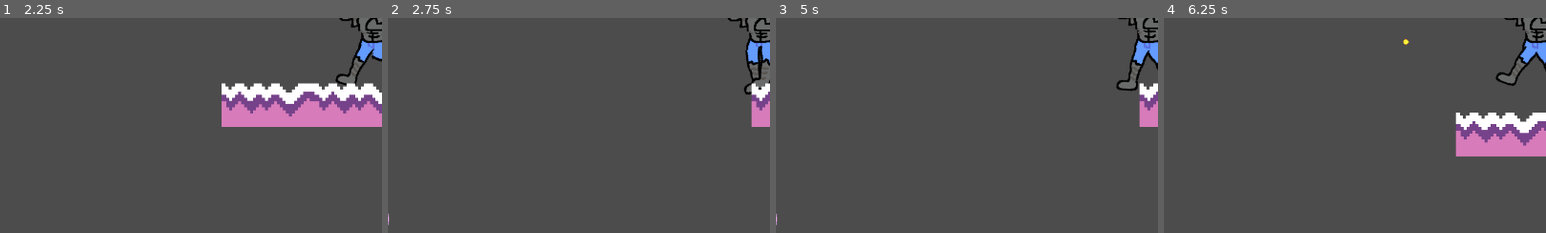
Above: before the commit, frames 1-4 (left to right).
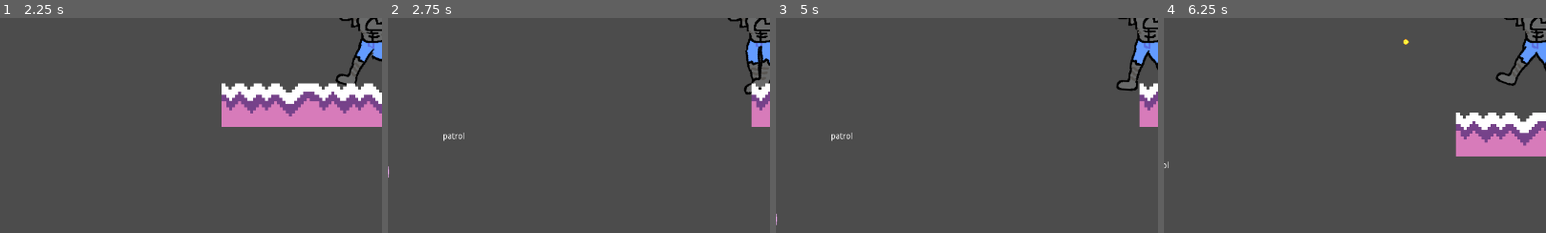
Above: after the commit, the same moments.

Repository: jhmauritz/Dream_Cats
Game: Godot game, scene res://Scenes/InGame.tscn
Two runs of this game, one before a commit and one after it. Both use one fixed random seed, a clock stepped at 60 frames per second and the inputs below.
Inputs (mouse positions are % of the whole screen's width and height, from its top left):
- Up to frame 1 (2.25 s): move the mouse to (72, 45) at 0.52 s; hold D (move_right) 0.53-2.03 s; click (72, 45) at 0.6 s; tap Space (jump) at 0.77, 1.52 s; move the mouse to (30, 55) at 1.27 s; click (30, 55) at 1.35 s; move the mouse to (60, 28) at 2.02 s; hold A (move_left) from 2.03 s (still down); click (60, 28) at 2.1 s
- Up to frame 2 (2.75 s): keep holding A (move_left)
- Up to frame 3 (5 s): move the mouse to (45, 70) at 2.77 s; release A (move_left) at 2.78 s; hold D (move_right) 2.78-4.28 s; click (45, 70) at 2.85 s; tap Space (jump) at 3.02, 3.77, 4.52 s; move the mouse to (80, 65) at 3.52 s; click (80, 65) at 3.6 s; move the mouse to (20, 35) at 4.27 s; hold A (move_left) from 4.28 s (still down); click (20, 35) at 4.35 s
- Up to frame 4 (6.25 s): move the mouse to (55, 50) at 5.02 s; release A (move_left) at 5.03 s; hold D (move_right) 5.03-5.78 s; click (55, 50) at 5.1 s; move the mouse to (35, 25) at 5.77 s; hold A (move_left) from 5.78 s (still down); click (35, 25) at 5.85 s; tap Space (jump) at 6.02 s
The pictures show only the part of the screen within x 0-50%, y 49-99%; the shares and areas given below are measured in that part.

Frame 1 is identical in both runs. In frame 2, 0.1% of the frame differs, in the area x 0-20%, y 53-97%; in frame 3, 0.1%; in frame 4, less than 0.1%.
Error before the commit: Parse Error: Expected block in pattern branch (res://Scripts/StateMachine/EnemyFSM.gd:15)

Commit message:
enemy chases player

Diff:
--- a/Scenes/EnemyCloudBoi.tscn
+++ b/Scenes/EnemyCloudBoi.tscn
@@ -1,10 +1,164 @@
-[gd_scene load_steps=5 format=2]
+[gd_scene load_steps=7 format=2]
 
 [ext_resource path="res://Scripts/EnemyCloud.gd" type="Script" id=1]
 [ext_resource path="res://Sprites/EnemyCloud.png" type="Texture" id=2]
 [ext_resource path="res://Scenes/Healthbar.tscn" type="PackedScene" id=3]
 [ext_resource path="res://Scripts/StateMachine/EnemyFSM.gd" type="Script" id=4]
 
+[sub_resource type="Animation" id=2]
+resource_name = "chase_anim"
+length = 0.5
+loop = true
+tracks/0/type = "value"
+tracks/0/path = NodePath("Collision:position")
+tracks/0/interp = 1
+tracks/0/loop_wrap = true
+tracks/0/imported = false
+tracks/0/enabled = true
+tracks/0/keys = {
+"times": PoolRealArray( 0, 0.2, 0.5 ),
+"transitions": PoolRealArray( 1, 1, 1 ),
+"update": 0,
+"values": [ Vector2( 4.45459, 0.89093 ), Vector2( 4.45459, 0.89093 ), Vector2( 4.45459, 0.89093 ) ]
+}
+tracks/1/type = "value"
+tracks/1/path = NodePath("Collision:rotation_degrees")
+tracks/1/interp = 1
+tracks/1/loop_wrap = true
+tracks/1/imported = false
+tracks/1/enabled = true
+tracks/1/keys = {
+"times": PoolRealArray( 0, 0.2, 0.5 ),
+"transitions": PoolRealArray( 1, 1, 1 ),
+"update": 0,
+"values": [ 25.6441, 25.6441, -22.4 ]
+}
+tracks/2/type = "value"
+tracks/2/path = NodePath("DamageTrigger/Trigger:position")
+tracks/2/interp = 1
+tracks/2/loop_wrap = true
+tracks/2/imported = false
+tracks/2/enabled = true
+tracks/2/keys = {
+"times": PoolRealArray( 0, 0.2, 0.5 ),
+"transitions": PoolRealArray( 1, 1, 1 ),
+"update": 0,
+"values": [ Vector2( -3.77551, -4.24744 ), Vector2( -3.77551, -4.24744 ), Vector2( -3.77551, -4.24744 ) ]
+}
+tracks/3/type = "value"
+tracks/3/path = NodePath("DamageTrigger/Trigger:rotation_degrees")
+tracks/3/interp = 1
+tracks/3/loop_wrap = true
+tracks/3/imported = false
+tracks/3/enabled = true
+tracks/3/keys = {
+"times": PoolRealArray( 0, 0.2, 0.5 ),
+"transitions": PoolRealArray( 1, 1, 1 ),
+"update": 0,
+"values": [ 25.6441, 25.6441, -22.4 ]
+}
+tracks/4/type = "value"
+tracks/4/path = NodePath("EnemyCloud:position")
+tracks/4/interp = 1
+tracks/4/loop_wrap = true
+tracks/4/imported = false
+tracks/4/enabled = true
+tracks/4/keys = {
+"times": PoolRealArray( 0, 0.2, 0.5 ),
+"transitions": PoolRealArray( 1, 1, 1 ),
+"update": 0,
+"values": [ Vector2( -2.20593, -5.87854 ), Vector2( -2.20593, -5.87854 ), Vector2( -2.20593, -5.87854 ) ]
+}
+tracks/5/type = "value"
+tracks/5/path = NodePath("EnemyCloud:rotation_degrees")
+tracks/5/interp = 1
+tracks/5/loop_wrap = true
+tracks/5/imported = false
+tracks/5/enabled = true
+tracks/5/keys = {
+"times": PoolRealArray( 0, 0.2, 0.5 ),
+"transitions": PoolRealArray( 1, 1, 1 ),
+"update": 0,
+"values": [ 25.6441, 25.6441, -22.4 ]
+}
+
+[sub_resource type="Animation" id=1]
+resource_name = "patrol_anim"
+length = 0.5
+loop = true
+tracks/0/type = "value"
+tracks/0/path = NodePath("EnemyCloud:position")
+tracks/0/interp = 1
+tracks/0/loop_wrap = true
+tracks/0/imported = false
+tracks/0/enabled = true
+tracks/0/keys = {
+"times": PoolRealArray( 0, 0.2, 0.5 ),
+"transitions": PoolRealArray( 1, 1, 1 ),
+"update": 0,
+"values": [ Vector2( -2.20593, -5.87854 ), Vector2( -2.206, -100 ), Vector2( -2.20593, -5.87854 ) ]
+}
+tracks/1/type = "value"
+tracks/1/path = NodePath("EnemyCloud:rotation_degrees")
+tracks/1/interp = 1
+tracks/1/loop_wrap = true
+tracks/1/imported = false
+tracks/1/enabled = true
+tracks/1/keys = {
+"times": PoolRealArray( 0, 0.2, 0.5 ),
+"transitions": PoolRealArray( 1, 1, 1 ),
+"update": 0,
+"values": [ 0.0, 0.0, 0.0 ]
+}
+tracks/2/type = "value"
+tracks/2/path = NodePath("DamageTrigger/Trigger:position")
+tracks/2/interp = 1
+tracks/2/loop_wrap = true
+tracks/2/imported = false
+tracks/2/enabled = true
+tracks/2/keys = {
+"times": PoolRealArray( 0, 0.2, 0.5 ),
+"transitions": PoolRealArray( 1, 1, 1 ),
+"update": 0,
+"values": [ Vector2( -3.77551, -4.24744 ), Vector2( -3.776, -100 ), Vector2( -3.77551, -4.24744 ) ]
+}
+tracks/3/type = "value"
+tracks/3/path = NodePath("DamageTrigger/Trigger:rotation_degrees")
+tracks/3/interp = 1
+tracks/3/loop_wrap = true
+tracks/3/imported = false
+tracks/3/enabled = true
+tracks/3/keys = {
+"times": PoolRealArray( 0, 0.2, 0.5 ),
+"transitions": PoolRealArray( 1, 1, 1 ),
+"update": 0,
+"values": [ 0.0, 0.0, 0.0 ]
+}
+tracks/4/type = "value"
+tracks/4/path = NodePath("Collision:position")
+tracks/4/interp = 1
+tracks/4/loop_wrap = true
+tracks/4/imported = false
+tracks/4/enabled = true
+tracks/4/keys = {
+"times": PoolRealArray( 0, 0.2, 0.5 ),
+"transitions": PoolRealArray( 1, 1, 1 ),
+"update": 0,
+"values": [ Vector2( 4.45459, 0.89093 ), Vector2( 4.455, -100 ), Vector2( 4.45459, 0.89093 ) ]
+}
+tracks/5/type = "value"
+tracks/5/path = NodePath("Collision:rotation_degrees")
+tracks/5/interp = 1
+tracks/5/loop_wrap = true
+tracks/5/imported = false
+tracks/5/enabled = true
+tracks/5/keys = {
+"times": PoolRealArray( 0, 0.2, 0.5 ),
+"transitions": PoolRealArray( 1, 1, 1 ),
+"update": 0,
+"values": [ 0.0, 0.0, 0.0 ]
+}
+
 [node name="EnemyCloudBoi" type="KinematicBody2D"]
 collision_layer = 3
 script = ExtResource( 1 )
@@ -29,10 +183,27 @@
 [node name="PlayerCheck" type="Area2D" parent="."]
 
 [node name="CollisionPolygon2D" type="CollisionPolygon2D" parent="PlayerCheck"]
+position = Vector2( 1.41418, -5.65686 )
 polygon = PoolVector2Array( -262.378, -254.203, -443.095, -103.793, -470.034, 82.536, -144.52, 208.252, 206.811, 239.681, 427.936, 128.557, 407.732, -112.772, 239.362, -310.326 )
 
 [node name="FSM" type="Node2D" parent="."]
+position = Vector2( 0, 0.707123 )
 script = ExtResource( 4 )
+
+[node name="Label" type="Label" parent="."]
+margin_left = 81.6323
+margin_top = -146.776
+margin_right = 242.632
+margin_bottom = -99.7755
+align = 1
+valign = 1
+__meta__ = {
+"_edit_use_anchors_": false
+}
+
+[node name="EnemyAnim" type="AnimationPlayer" parent="."]
+anims/chase_anim = SubResource( 2 )
+anims/patrol_anim = SubResource( 1 )
 [connection signal="body_entered" from="DamageTrigger" to="." method="_on_DamageTrigger_body_entered"]
 [connection signal="body_entered" from="PlayerCheck" to="." method="_on_PlayerCheck_body_entered"]
 [connection signal="body_exited" from="PlayerCheck" to="." method="_on_PlayerCheck_body_exited"]
--- a/Scripts/EnemyCloud.gd
+++ b/Scripts/EnemyCloud.gd
@@ -1,10 +1,13 @@
 extends KinematicBody2D
 
 onready var health = max_health setget _set_health
-onready var is_player_radius
+onready var is_player_radius = $PlayerCheck
+onready var state_label = $Label
+onready var anim_enemy = $EnemyAnim
 
 const UP = Vector2(0, -1)
 const SLOPE_STOP = 64
+const speed = 300
 
 var is_player_here = false
 var velocity = Vector2()
@@ -30,19 +33,18 @@
 
 
 func _on_DamageTrigger_body_entered(body: Node) -> void:
-	if body.has_method("damage"):
+	if body.has_method("_player_ref"):
 		body.damage(10)
 
 
 func _on_PlayerCheck_body_entered(body: Node) -> void:
-	if body.has_method("_check_is_ground"):
+	if body.has_method("_player_ref"):
 		is_player_here = true
-		Chase()
-
-
-func Chase():
-	pass
+		velocity = position.direction_to(body.position) * speed
 
 
 func _on_PlayerCheck_body_exited(body: Node) -> void:
 	is_player_here = false
+
+func _enemy_ref():
+	pass
--- a/Scripts/PlayerController.gd
+++ b/Scripts/PlayerController.gd
@@ -82,3 +82,6 @@
 
 func _on_InvulnerabilityTimer_timeout() -> void:
 	effects_anim.play("rest")
+
+func _player_ref():
+	pass
--- a/Scripts/StateMachine/EnemyFSM.gd
+++ b/Scripts/StateMachine/EnemyFSM.gd
@@ -6,14 +6,26 @@
 	call_deferred("set_state", states.patrol)
 
 func _state_logic(delta):
-	parent._apply_velocity()
+	parent._apply_movement()
+	print(parent.is_player_here)
 
 func _get_transition(delta):
 	match state:
 		states.patrol:
+			if parent.is_player_here == true:
+				return states.chase
+		states.chase:
+			if parent.is_player_here == false:
+				return states.patrol
+
 
 func _enter_state(new_state, old_state):
-	pass
+	parent.state_label.set_text(states.keys()[state])
+	match state:
+		states.patrol:
+			parent.anim_enemy.play("patrol_anim")
+		states.chase:
+			parent.anim_enemy.play("chase_anim")
 
 func _exit_state(old_state, new_state):
 	pass
--- a/Scripts/bullet.gd
+++ b/Scripts/bullet.gd
@@ -22,12 +22,12 @@
 	queue_free()
 
 func _on_Bullet_area_entered(area: Area2D) -> void:
-	if area.has_method("enemy_damage"):
+	if area.has_method("_enemy_ref"):
 		queue_free()
-		area.enemy_damage(50)
+		area.enemy_damage(20)
 
 
 func _on_Bullet_body_shape_entered(body_id: int, body: Node, body_shape: int, area_shape: int) -> void:
-	if body.has_method("enemy_damage"):
+	if body.has_method("_enemy_ref"):
 		queue_free()
 		body.enemy_damage(20)
Renamed: Scenes/CloudBoiNac.gd -> Scripts/CloudBoiNac.gd
